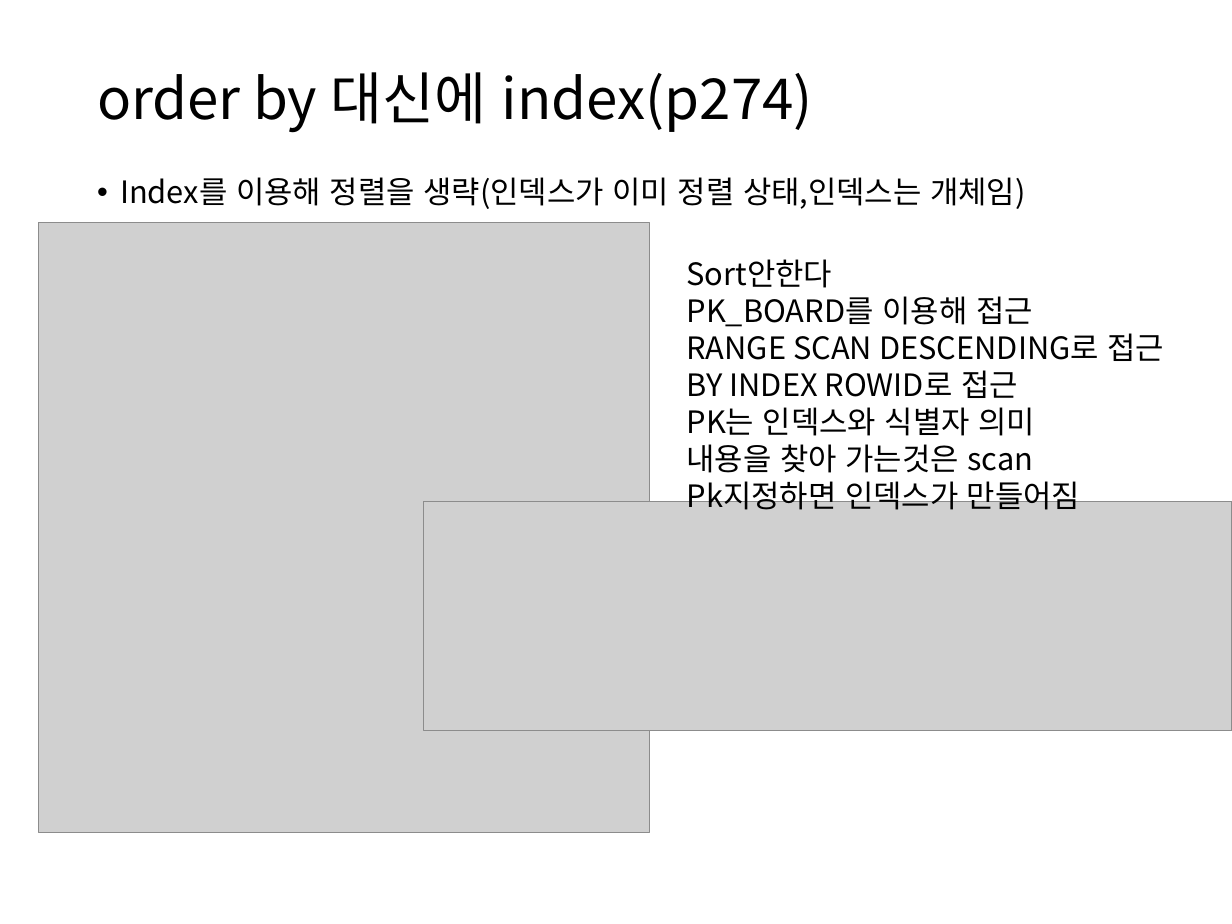
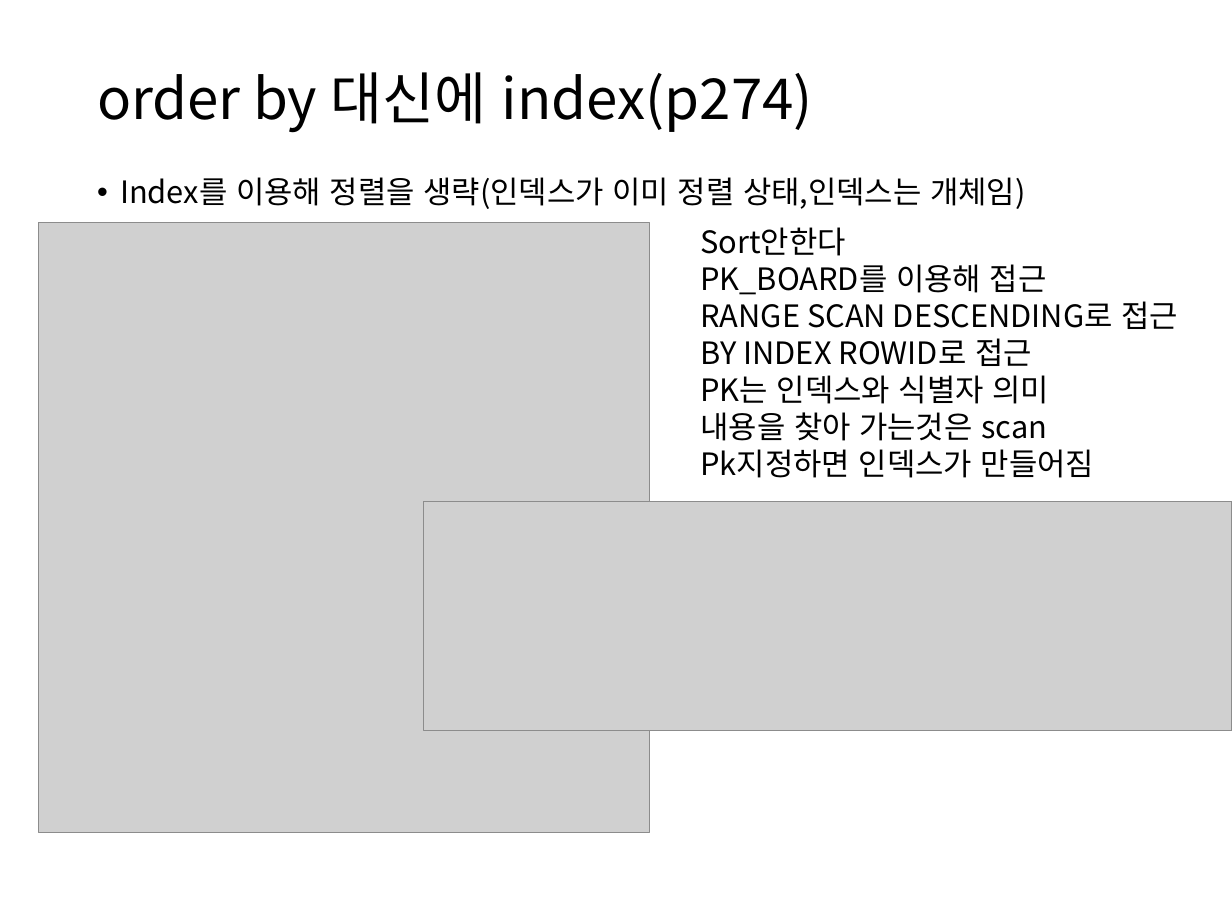
Before and after one commit to itrecipe/Web_Study_ez, a slide deck: slide 83 of spring - 학습자료/PART3.pptx. Drawn at 1232x924 pixels with LibreOffice and Linux fonts; fonts in the diff are those of the drawing; grey boxes stand for pictures. Boxes give left, top, right and bottom in pixels: in the first picture for what was removed or moved away, otherwise in the second. Text is boxed around its words. In the diff, an @@ line names an element or a change of style, - is before the commit and + after.

```diff
--- a/spring - 학습자료/PART3.pptx
+++ b/spring - 학습자료/PART3.pptx
@@ text "Sort안한다 PK_BOARD를 이용해 접근 RANGE ..." moved from (x1=687, y1=259, x2=1165, y2=510) to (x1=700, y1=227, x2=1178, y2=478) @@
```
Also in this commit, not shown: 7 other slides changed.
